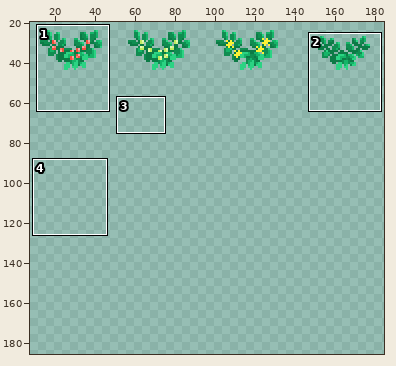
File history of a pixel-art file, stwart_growthsprites.aseprite. The picture above shows the old version from afar; the outline marks the close-up.
Close-up. Before the edit:
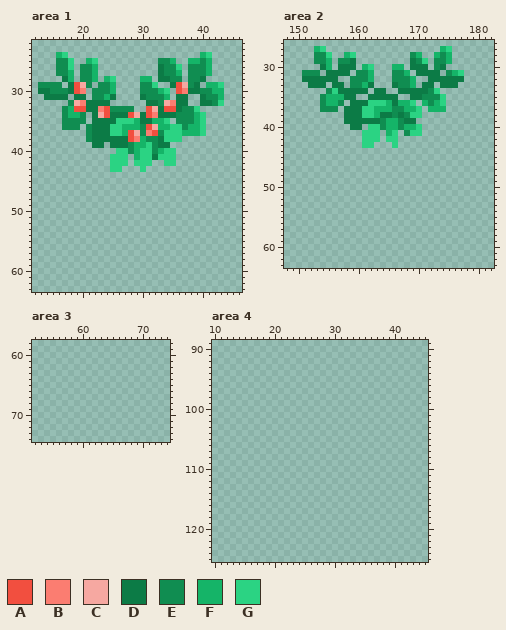
192x192 pixels, 1 frame. Shown: area 1: x 12..46, y 22..63; area 2: x 148..182, y 26..63; area 3: x 52..74, y 58..74; area 4: x 10..45, y 89..125. The wide view leaves out empty margins. The commit also changed other parts of the picture, which this record leaves out.
Visible layers, top first: "Layer 5", "Layer 3", "Layer 4", "Layer 2".
Palette (. is transparent): A #f24f3f  B #fb7d71  C #f6a8a1  D #0c7b46  E #108d51  F #15b468  G #2bd383
Pixels before, area 1, first column x 13:
24 ...FG......................FG..
25 ...EEG..FG..........EEF..FFEF..
26 ...EEG.EEF..........DEEG.EEEF..
27 ...EEF.EEF..........DEEF.EEEF..
28 ....DF.EEF.FG....FF.DDEE.EED...
29 EEEE.DACE.EEF....EEG..DACED.FFG
30 DDEEEDAB.EEEF....EEEFG.ABDDEEFF
31 .DDDD.DD.EEFD....DEEEF.DD..DEEF
32 .....ECBDDDD......DDECBDD..DDEG
33 ....EFAADDBAEEEE..ACDAADEEG....
34 ....EFFE.DCADDDACDABDDDEEEFG...
35 ....EEEE.DDDDGGGFDDFFG.EEEFG...
36 ....EEE.EDDDGGFFFEACFFGGEFFG...
37 ........EDDDGGFACEBAEGGGFFFG...
38 ........EDDDDDDABFEEDGGG.......
39 .........DD.DDDEFFGEDD.........
40 .............GGEFGGEFGG........
41 ............GGG.FGGDGGG........
42 ............GGG.GGG..GG........
43 ............GG...G.............
Pixels before, area 2, first column x 151:
27 ..FG...................FG..
28 ..EEG..FG.........EF..FEF..
29 ..EEF.EED.........DEG.EEF..
30 ...DF.DDD.FG...FF.DDD.ED...
31 EEE.DDDD.EEF...EEF.DDDD.EFG
32 DDDDDD..EEEF...EEEF..DDDDDD
33 .DDD.DD.EEFD...DEEF.DD.DDD.
34 ....EGDDDDD.DD..DDDDDEG....
35 ...EFFFDD..DDDDD..DDEEEG...
36 ...EFFE.DDDGGGFDFFG.FEFG...
37 ...EEE.DDDGGFFFEEFFG.FFF...
38 .......DDDGGFDDEDEGG.......
39 .......DDDDDDEFFEDD........
40 ........DD.GGEFFEFFG.......
41 ..........GGG.FG.EGG.......
42 ..........GGG.GG...........
43 ..........GG...G...........
After the commit:
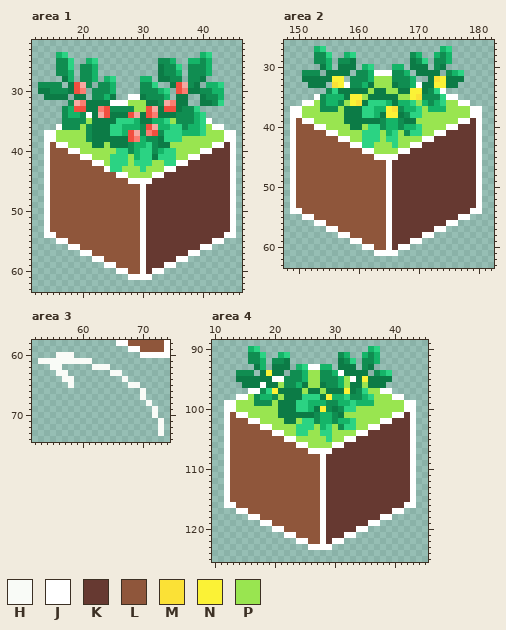
Colours new in this view: H #f9fbf7  J #ffffff  K #663931  L #8f563b  M #fbe136  N #fbf236  P #99e550
The edit:
layer "Layer 1" now shown
layer "Layer 4" removed
Changed rows in their new state; - is an unchanged pixel.
Area 1, layer "Layer 1":
first column x 14:
31 --------------JJ----------------
32 -----------JJJPPP---------------
33 ---------------PP---------------
34 -------J------------------------
35 -------P-------------P-----J----
36 --J---P--------------------PJJ--
37 JJPPPPP--------------------PPPJJ
38 JJPPPPP----------------PPPPPPPJJ
39 JLJJPPPP--P----------PPPPPPPJJKJ
40 JLLLJJPPPPPP----------PPPPJJKKKJ
41 JLLLLLJJPPP---P-------PPJJKKKKKJ
42 JLLLLLLLJJP---P---PP--JJKKKKKKKJ
43 JLLLLLLLLLJ--PPP-PPPJJKKKKKKKKKJ
44 JLLLLLLLLLLLJJPPPPJJKKKKKKKKKKKJ
45 JLLLLLLLLLLLLLJJJJKKKKKKKKKKKKKJ
46 JLLLLLLLLLLLLLLLJKKKKKKKKKKKKKKJ
47 JLLLLLLLLLLLLLLLJKKKKKKKKKKKKKKJ
48 JLLLLLLLLLLLLLLLJKKKKKKKKKKKKKKJ
49 JLLLLLLLLLLLLLLLJKKKKKKKKKKKKKKJ
50 JLLLLLLLLLLLLLLLJKKKKKKKKKKKKKKJ
51 JLLLLLLLLLLLLLLLJKKKKKKKKKKKKKKJ
52 JLLLLLLLLLLLLLLLJKKKKKKKKKKKKKKJ
53 JLLLLLLLLLLLLLLLJKKKKKKKKKKKKKKJ
54 JJLLLLLLLLLLLLLLJKKKKKKKKKKKKKJJ
55 --JJLLLLLLLLLLLLJKKKKKKKKKKKJJ--
56 ----JJLLLLLLLLLLJKKKKKKKKKJJ----
57 ------JJLLLLLLLLJKKKKKKKJJ------
58 --------JJLLLLLLJKKKKKJJ--------
59 ----------JJLLLLJKKKJJ----------
60 ------------JJLLJKJJ------------
61 --------------JJJJ--------------
Area 2, layers "Layer 5", "Layer 1":
first column x 149:
31 --------------JJJ---------------
32 -------NN-----PPP-------MN------
33 -------MNJ----PPP----J--NN------
34 -------------P--PP--NN---J------
35 ----J-----NNP-----PPNM----JJ----
36 --JJP----PNM---------P----PPJJ--
37 JJPPP---P-------NM----P---PPPPJJ
38 JJPPPPPPP-------NN----PPPPPPPPJJ
39 JLJJPPPPP------------PPPPPPPJJKJ
40 JLLLJJPPPP--P---------PPPPJJKKKJ
41 JLLLLLJJPPPP---P--P---PPJJKKKKKJ
42 JLLLLLLLJJPP---P--PPPPJJKKKKKKKJ
43 JLLLLLLLLLJJ--PPP-PPJJKKKKKKKKKJ
44 JLLLLLLLLLLLJJPPPPJJKKKKKKKKKKKJ
45 JLLLLLLLLLLLLLJJJJKKKKKKKKKKKKKJ
46 JLLLLLLLLLLLLLLLJKKKKKKKKKKKKKKJ
47 JLLLLLLLLLLLLLLLJKKKKKKKKKKKKKKJ
48 JLLLLLLLLLLLLLLLJKKKKKKKKKKKKKKJ
49 JLLLLLLLLLLLLLLLJKKKKKKKKKKKKKKJ
50 JLLLLLLLLLLLLLLLJKKKKKKKKKKKKKKJ
51 JLLLLLLLLLLLLLLLJKKKKKKKKKKKKKKJ
52 JLLLLLLLLLLLLLLLJKKKKKKKKKKKKKKJ
53 JLLLLLLLLLLLLLLLJKKKKKKKKKKKKKKJ
54 JJLLLLLLLLLLLLLLJKKKKKKKKKKKKKJJ
55 --JJLLLLLLLLLLLLJKKKKKKKKKKKJJ--
56 ----JJLLLLLLLLLLJKKKKKKKKKJJ----
57 ------JJLLLLLLLLJKKKKKKKJJ------
58 --------JJLLLLLLJKKKKKJJ--------
59 ----------JJLLLLJKKKJJ----------
60 ------------JJLLJKJJ------------
61 --------------JJJJ--------------
Area 3, layer "Layer 1":
first column x 53:
58 -------------JJLLLLLLJ
59 ---------------JJLLLLJ
60 ---HHH-----------JJJJJ
61 HHHHHHHHH-------------
62 --HH-----HHH----------
63 ---HH-------HH--------
64 ----HH--------H-------
65 -----H---------HH-----
66 -----------------H----
67 -----------------H----
68 ------------------H---
69 -------------------H--
70 -------------------H--
71 --------------------H-
72 --------------------H-
73 --------------------H-
Area 4:
first column x 12:
 90 ----FG------------------FG------
 91 ----EEG--FG--------EF--FEF------
 92 ----EEF-EED--------DEG-EEF------
 93 -----DF-DDD-FGJJFF-DDD-ED-------
 94 --EEE-DNDD-EEFPPEEFJDDDD-EFG----
 95 --DDDDDDJJEEEFPPEEEFPJDNDDDD----
 96 ---DDDJDDPEEFDPPDEEFPDDPDDD-----
 97 ----JJEGNDDDDPDDPDDDNDEGPPJJ----
 98 --JJPEFFEPDDDGGGDNFFGEEFGPPPJJ--
 99 JJPPPEEEPDDDGGFFFEEFFGFFFPPPPPJJ
100 JJPPPPPPPDDDGGFDNEDEGGPPPPPPPPJJ
101 JLJJPPPPPDDDDDDEFFEDPPPPPPPPJJKJ
102 JLLLJJPPPPDDPGGEFFEFFGPPPPJJKKKJ
103 JLLLLLJJPPPPGGGPFGPEGGPPJJKKKKKJ
104 JLLLLLLLJJPPGGPPGGPPPPJJKKKKKKKJ
105 JLLLLLLLLLJJPPPPPGPPJJKKKKKKKKKJ
106 JLLLLLLLLLLLJJPPPPJJKKKKKKKKKKKJ
107 JLLLLLLLLLLLLLJJJJKKKKKKKKKKKKKJ
108 JLLLLLLLLLLLLLLLJKKKKKKKKKKKKKKJ
109 JLLLLLLLLLLLLLLLJKKKKKKKKKKKKKKJ
110 JLLLLLLLLLLLLLLLJKKKKKKKKKKKKKKJ
111 JLLLLLLLLLLLLLLLJKKKKKKKKKKKKKKJ
112 JLLLLLLLLLLLLLLLJKKKKKKKKKKKKKKJ
113 JLLLLLLLLLLLLLLLJKKKKKKKKKKKKKKJ
114 JLLLLLLLLLLLLLLLJKKKKKKKKKKKKKKJ
115 JLLLLLLLLLLLLLLLJKKKKKKKKKKKKKKJ
116 JJLLLLLLLLLLLLLLJKKKKKKKKKKKKKJJ
117 --JJLLLLLLLLLLLLJKKKKKKKKKKKJJ--
118 ----JJLLLLLLLLLLJKKKKKKKKKJJ----
119 ------JJLLLLLLLLJKKKKKKKJJ------
120 --------JJLLLLLLJKKKKKJJ--------
121 ----------JJLLLLJKKKJJ----------
122 ------------JJLLJKJJ------------
123 --------------JJJJ--------------
Changed places in both close-ups, as pixel boxes (x1, y1, x2, y2):
added: (44, 94, 236, 280)
changed: (290, 70, 482, 256)
added: (38, 340, 170, 436)
added: (224, 346, 416, 550)
